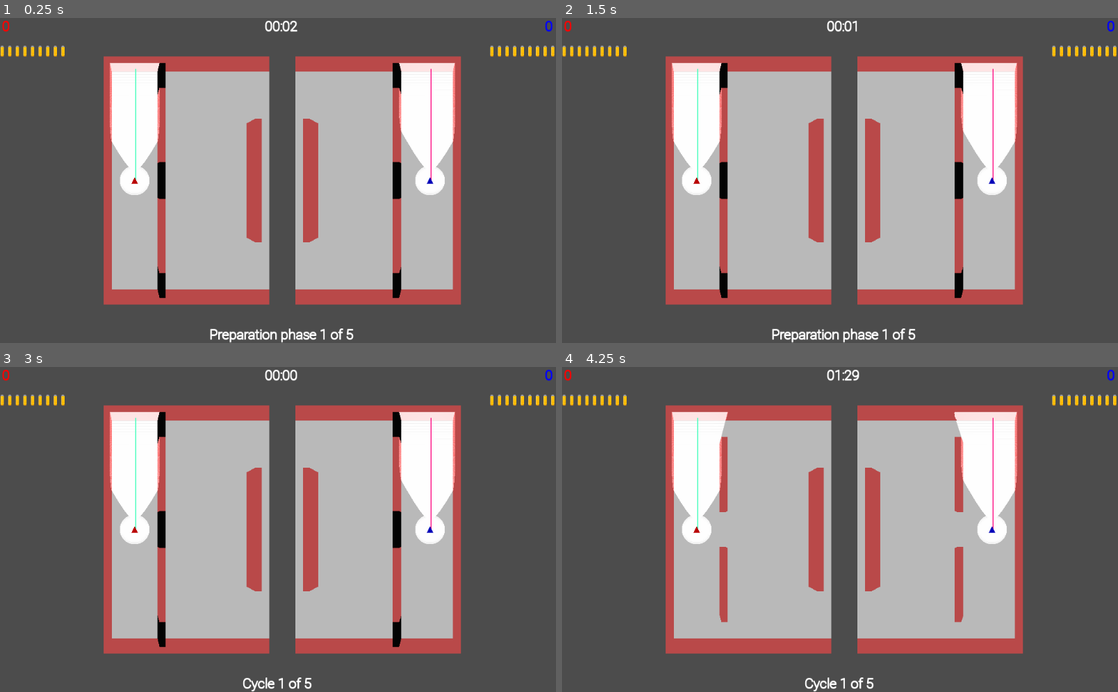
Above: before the commit, frames 1-4 (two rows, left to right).
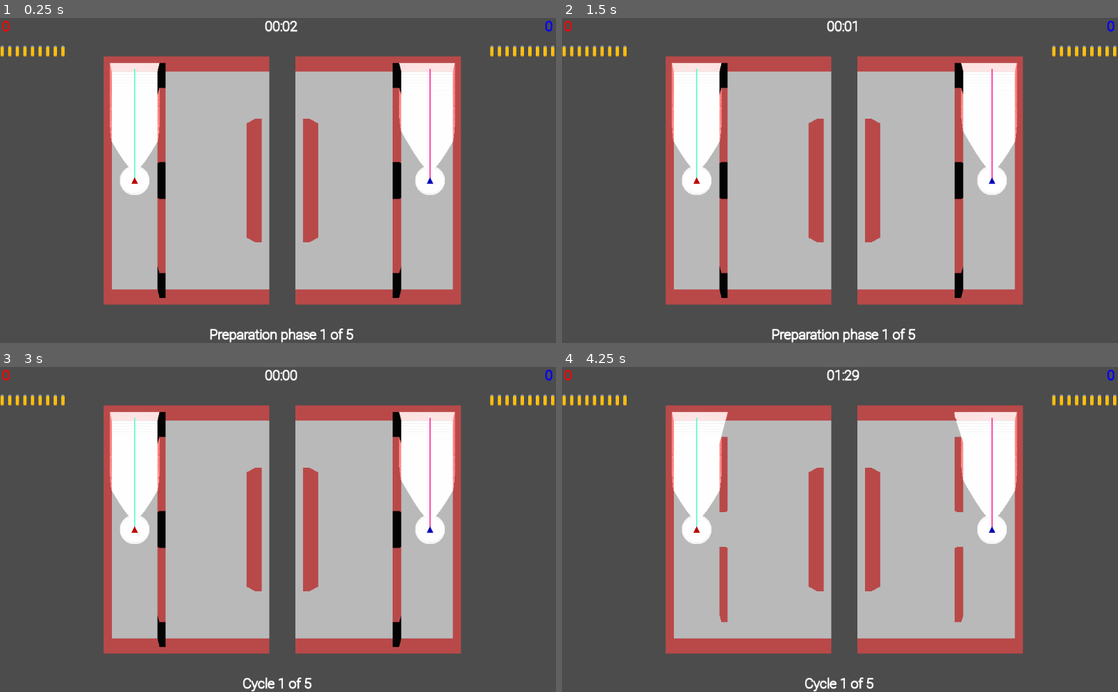
Above: after the commit, the same moments.

Repository: lizrad/fpspf
Game: Godot game, scene res://World.tscn
The game is run twice, just before and just after one commit, with the same random seed, the same clock (stepped at 60 frames per second) and the same inputs.
Inputs:
- Up to frame 1 (0.25 s): no input
- Up to frame 2 (1.5 s): tap Enter at 0.5 s; tap Space at 1.25 s
- Up to frame 3 (3 s): tap Enter at 2.75 s
- Up to frame 4 (4.25 s): tap Space at 3.5 s

The runs differ from the first frame. In frame 1, 0.2% of the frame differs, in the area x 24-78%, y 15-50%; in frame 2, 0.2%; in frame 3, 0.2%; in frame 4, 0.2%.

Commit message:
center player laser target

Diff:
--- a/Players/CharacterBase.tscn
+++ b/Players/CharacterBase.tscn
@@ -17,6 +17,7 @@
 script = ExtResource( 2 )
 
 [node name="Attacker" parent="." instance=ExtResource( 1 )]
+transform = Transform( 1, 0, 0, 0, 1, 0, 0, 0, 1, 0, 0.078, -0.156 )
 
 [node name="MeshInstance" type="MeshInstance" parent="."]
 transform = Transform( 1, 0, 0, 0, -4.37114e-08, 1, 0, -1, -4.37114e-08, 0, 1, 0 )
